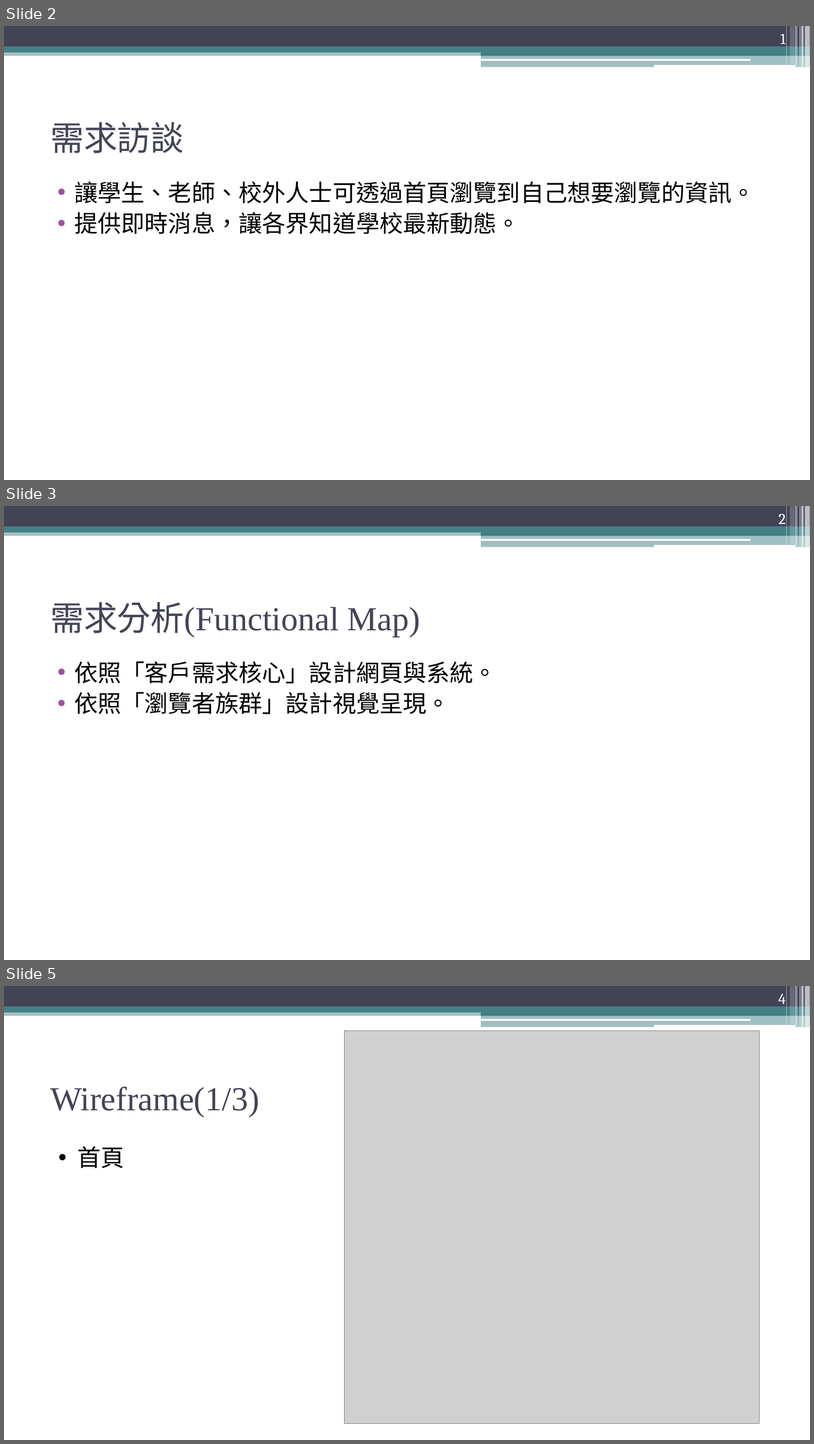
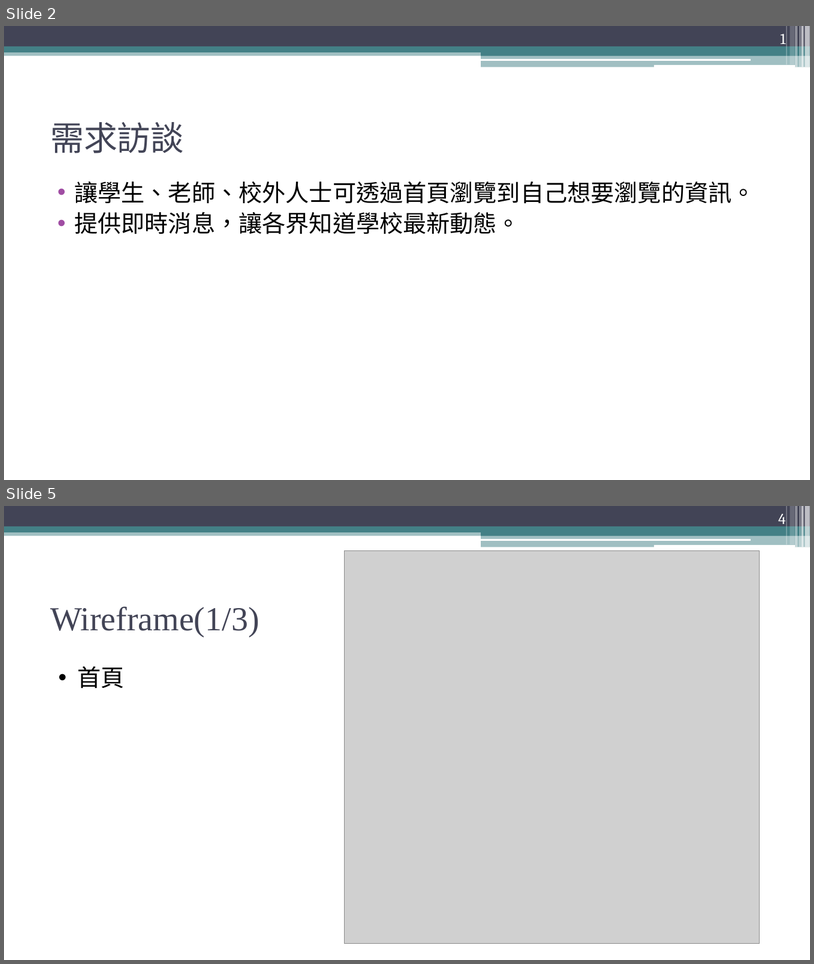
Before and after one commit to wa712112/homework, a slide deck: mid/期中報告.pptx. Shown one above the other, each under a label of ours: slides 2, 3 and 5 before the commit, slides 2 and 5 after it; the slides between them are not shown. The pictures are 814x1444 and 814x964 pixels, drawn with LibreOffice and Linux fonts; fonts in the diff are those of the drawing; grey boxes stand for pictures. Boxes give left, top, right and bottom in pixels: in the first picture for what was removed or moved away, otherwise in the second. Text is boxed around its words. In the diff, an @@ line names an element or a change of style, - is before the commit and + after.

```diff
--- a/mid/期中報告.pptx
+++ b/mid/期中報告.pptx
@@ slide 3 removed at [4, 506, 810, 960], background #FFFFFF; not listed: 13 template elements that a slide beside it also shows @@
@@ page number removed at [779, 514, 786, 528] @@
-2
@@ title removed at [50, 602, 420, 637] @@
-需求分析(Functional Map)
@@ text removed at [74, 661, 497, 714] @@
-• 依照「客戶需求核心」設計網頁與系統。
-• 依照「瀏覽者族群」設計視覺呈現。
```
Also in this commit, not shown: 2 slides changed, 1 slide added, 10 other files.
